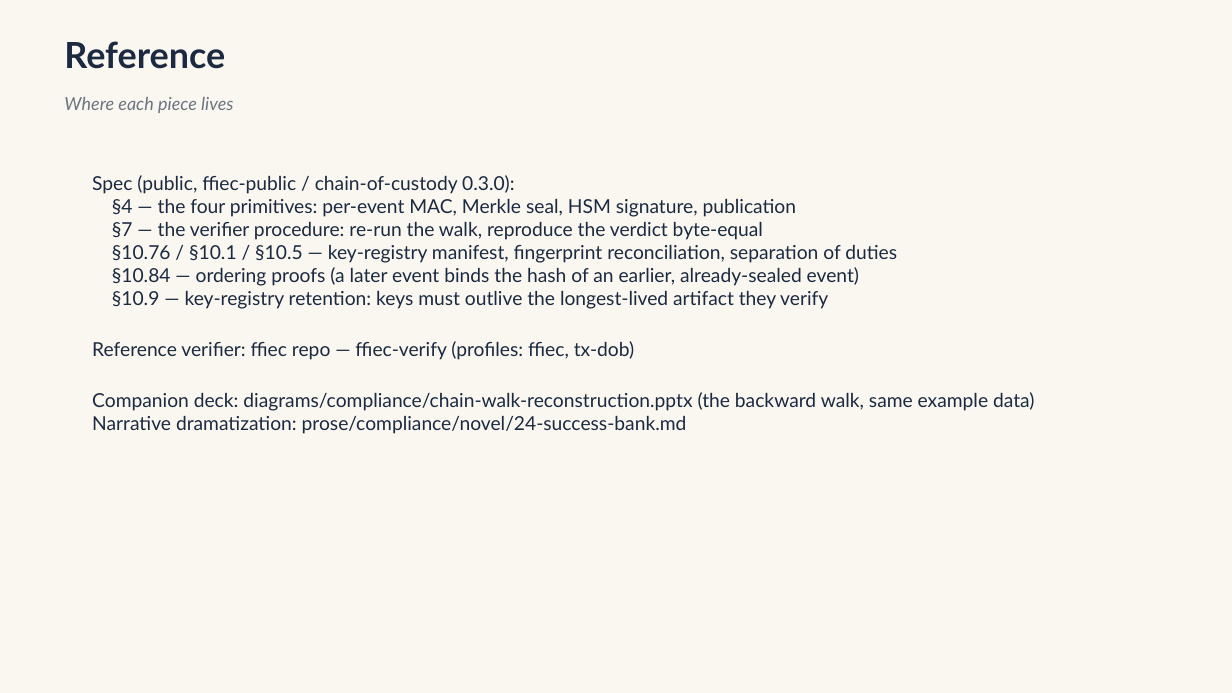
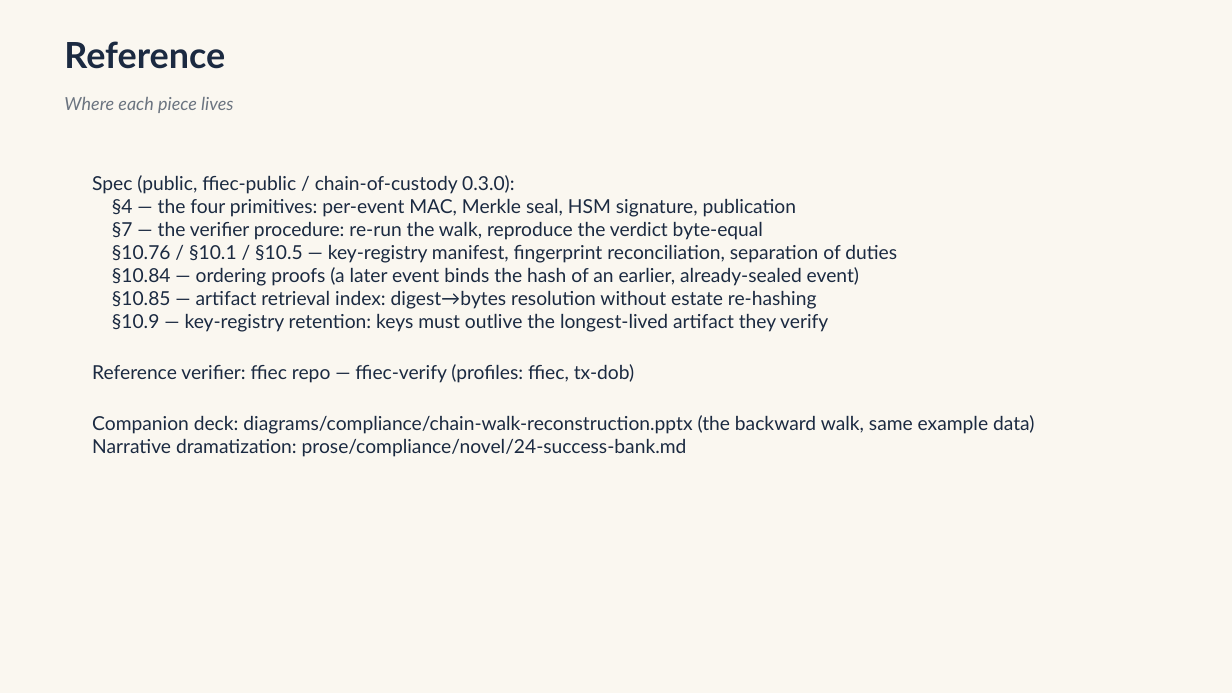
Before and after one commit to mmpworks/Herald.Documentation, a slide deck: slide 10 of diagrams/compliance/merkle-seal-chain.pptx. Drawn at 1232x693 pixels with LibreOffice and Linux fonts; fonts in the diff are those of the drawing. Boxes give left, top, right and bottom in pixels: in the first picture for what was removed or moved away, otherwise in the second. Text is boxed around its words. In the diff, an @@ line names an element or a change of style, - is before the commit and + after.

Commit message:
docs: seal-chain decks - artifact retrieval index integrated
Walk deck gains 'Step 0.5 - finding the bytes' (retrieval index entry structure, entry-keyed uniqueness, four resolution outcomes, disposal + sweep discipline); both reference slides cite section 10.85 alongside the existing sections.

```diff
--- a/diagrams/compliance/merkle-seal-chain.pptx
+++ b/diagrams/compliance/merkle-seal-chain.pptx
@@ text at (x1=112, y1=291, x2=817, y2=309): paragraph added @@
+§10.85 — artifact retrieval index: digest→bytes resolution without estate re-hashing
```
Also in this commit, not shown: 1 other file.
